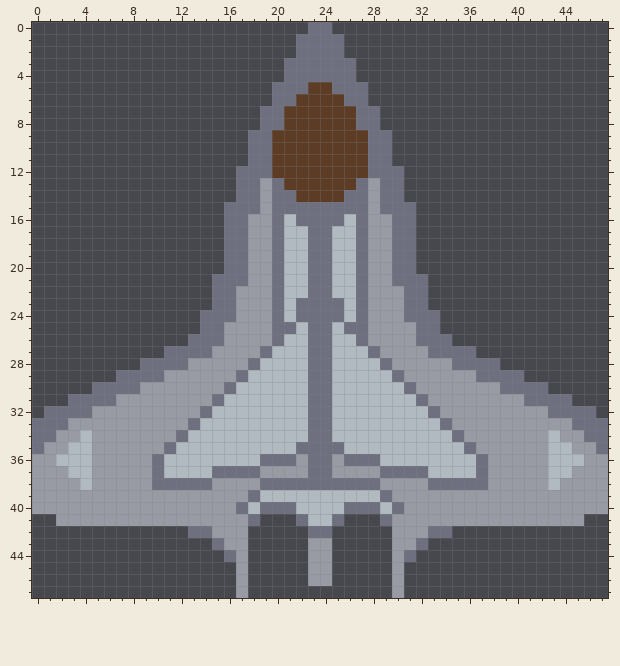
Pixel-art sprite, stored at sprites/units/spotter.png. This is how it looked before the edit.
The file is 48x48 pixels.
Once edited:
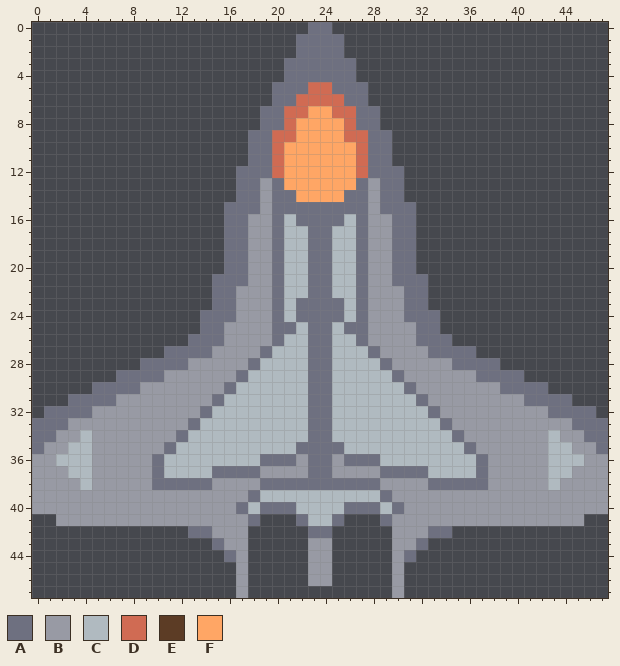
Palette (. is transparent): A #6e7080  B #989aa4  C #b0bac0  D #d06b53  E #5c3c25  F #ffa665
Diff:
The author changed colour E to colour D in row 5 at x 23 to 24; in row 6 at x 22 to 25; in row 7 at x 21 to 22 and 25 to 26; in row 8 at x 21 and 26; in row 9 at x 20 to 21 and 26 to 27; in rows 10 to 12 at x 20 and 27.
The author changed colour E to colour F in row 7 at x 23 to 24; in rows 8 to 9 at x 22 to 25; in rows 10 to 13 at x 21 to 26; in row 14 at x 22 to 25.
Boxes around the changes in both pictures, in picture pixels (x1, y1, x2, y2):
changed: (272, 82, 368, 202)
